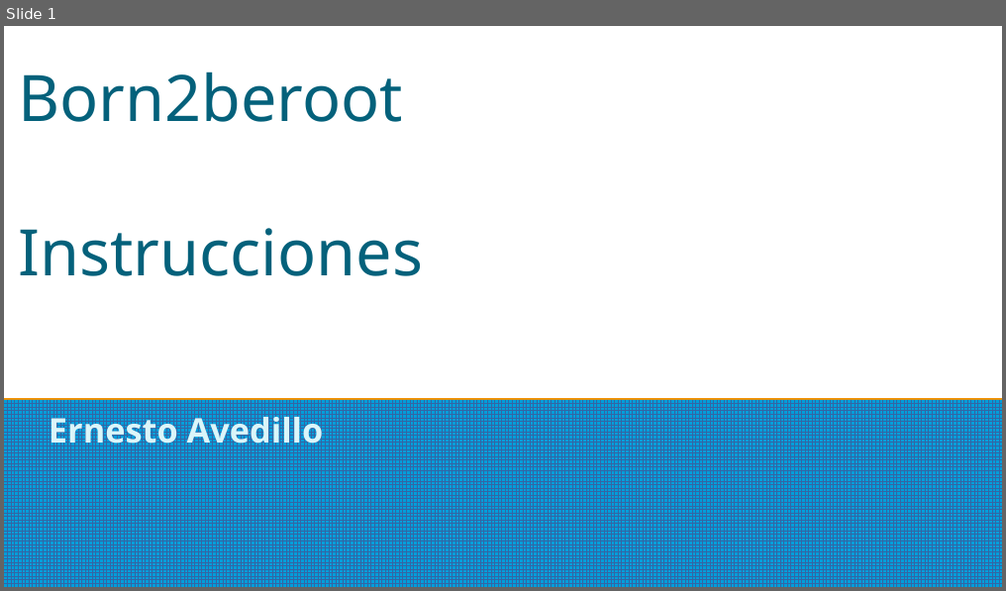
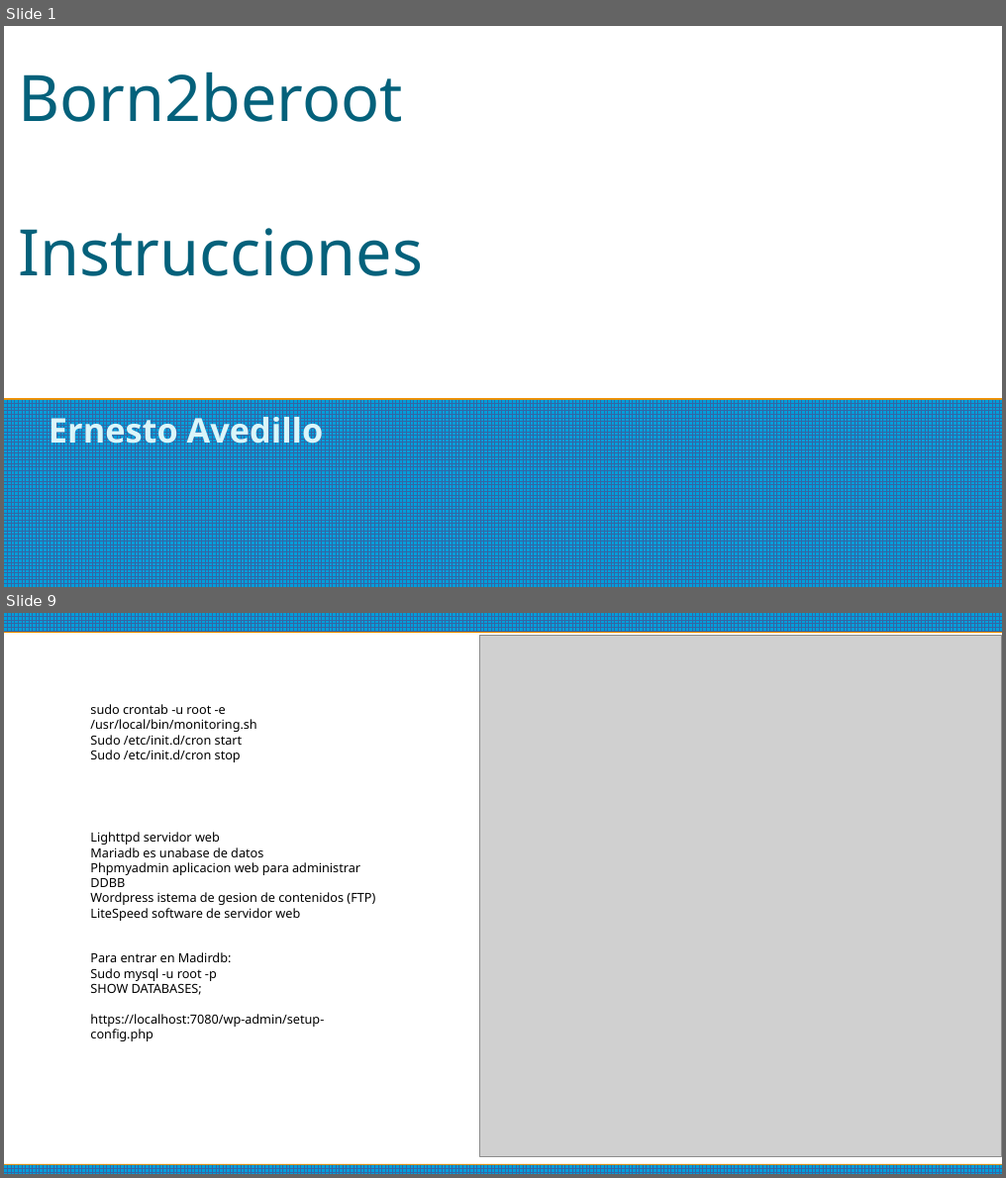
Before and after one commit to ErnestoAvedillo/42Barcelona, a slide deck: Born2beRoot/Comands to use.odp. Shown one above the other, each under a label of ours: slide 1 before the commit, slides 1 and 9 after it; the slides between them are not shown. The pictures are 1006x591 and 1006x1178 pixels, drawn with LibreOffice and Linux fonts; fonts in the diff are those of the drawing; grey boxes stand for pictures. Boxes give left, top, right and bottom in pixels: in the first picture for what was removed or moved away, otherwise in the second. Text is boxed around its words. In the diff, an @@ line names an element or a change of style, - is before the commit and + after.

```diff
--- a/Born2beRoot/Comands to use.odp
+++ b/Born2beRoot/Comands to use.odp
@@ slide 9 added at <box>4,613,1002,1174</box>, background #FFFFFF @@
@@ rectangle added at <box>4,613,1002,631</box>, fill pattern #3465A4 on #009EDA @@
@@ picture added at <box>479,636,1002,1157</box> @@
@@ text added at <box>90,704,256,760</box>, 10 pt, text #000000 @@
+sudo crontab -u root -e
+/usr/local/bin/monitoring.sh
+Sudo /etc/init.d/cron start
+Sudo /etc/init.d/cron stop
@@ text added at <box>90,832,375,1042</box>, 10 pt, text #000000 @@
+Lighttpd servidor web
+Mariadb es unabase de datos
+Phpmyadmin aplicacion web para administrar DDBB
+Wordpress istema de gesion de contenidos (FTP)
+LiteSpeed software de servidor web
+Para entrar en Madirdb:
+Sudo mysql -u root -p
+SHOW DATABASES;
+https://localhost:7080/wp-admin/setup-config.php
@@ rectangle added at <box>4,1165,1002,1174</box>, fill pattern #3465A4 on #009EDA @@
```
Also in this commit, not shown: 1 slide changed, 6 other slides added, 1 slide removed, 1 other file.
